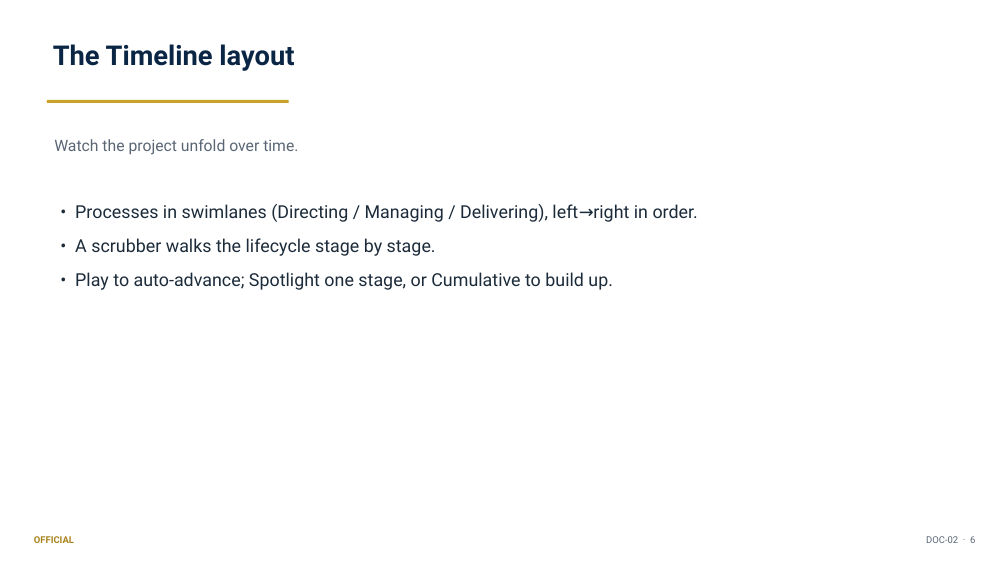
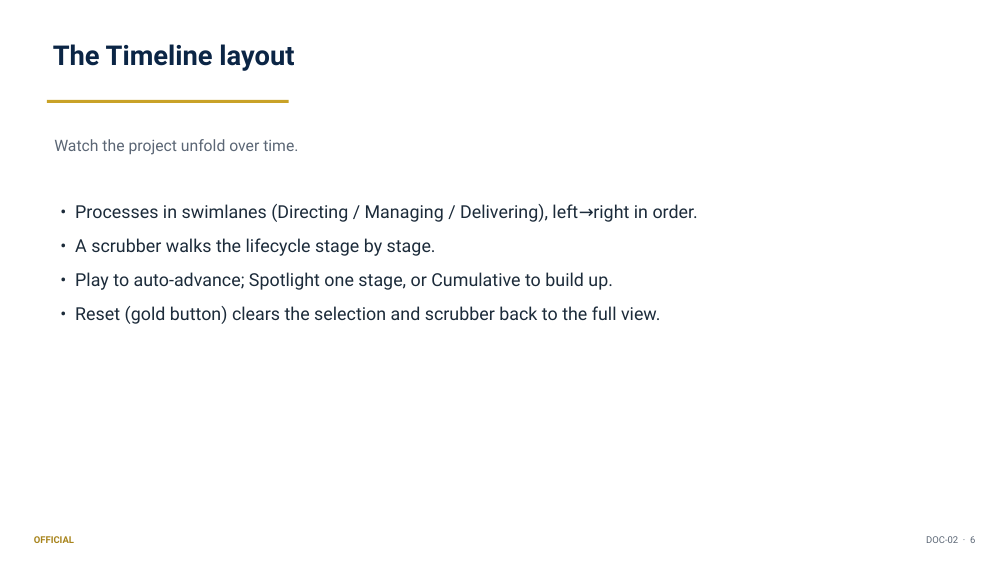
Before and after one commit to DRC63/method-map, a slide deck: slide 6 of docs/02_User_Manual_Summary.pptx. Drawn at 1008x567 pixels with LibreOffice and Linux fonts; fonts in the diff are those of the drawing. Boxes give left, top, right and bottom in pixels: in the first picture for what was removed or moved away, otherwise in the second. Text is boxed around its words. In the diff, an @@ line names an element or a change of style, - is before the commit and + after.

```diff
--- a/docs/02_User_Manual_Summary.pptx
+++ b/docs/02_User_Manual_Summary.pptx
@@ text at (x1=75, y1=306, x2=661, y2=324): paragraph added @@
+• Reset (gold button) clears the selection and scrubber back to the full view.
```
Also in this commit, not shown: 8 other files.
